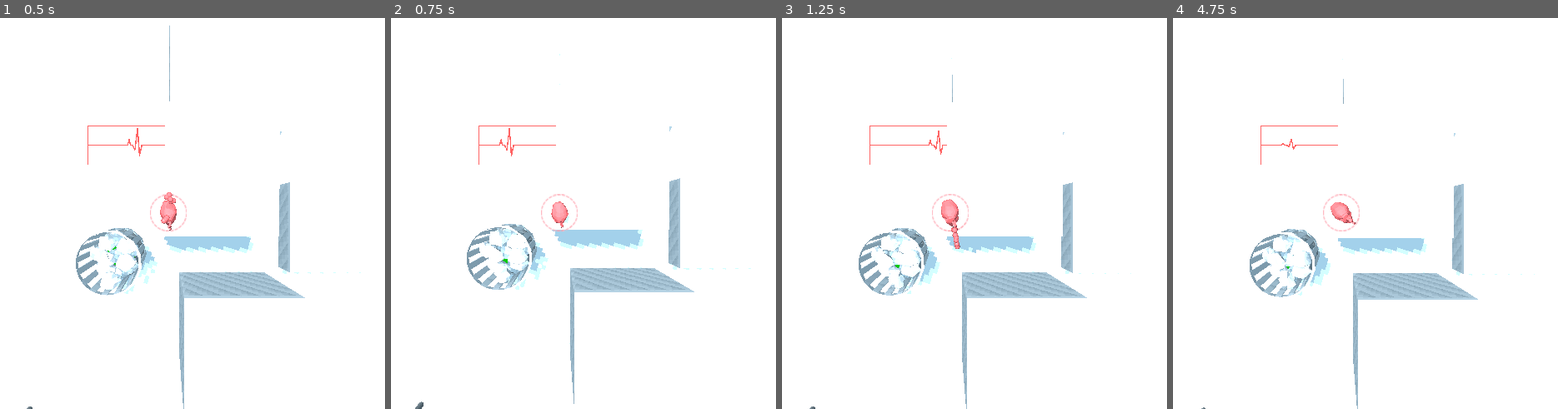
Above: before the commit, frames 1-4 (left to right).
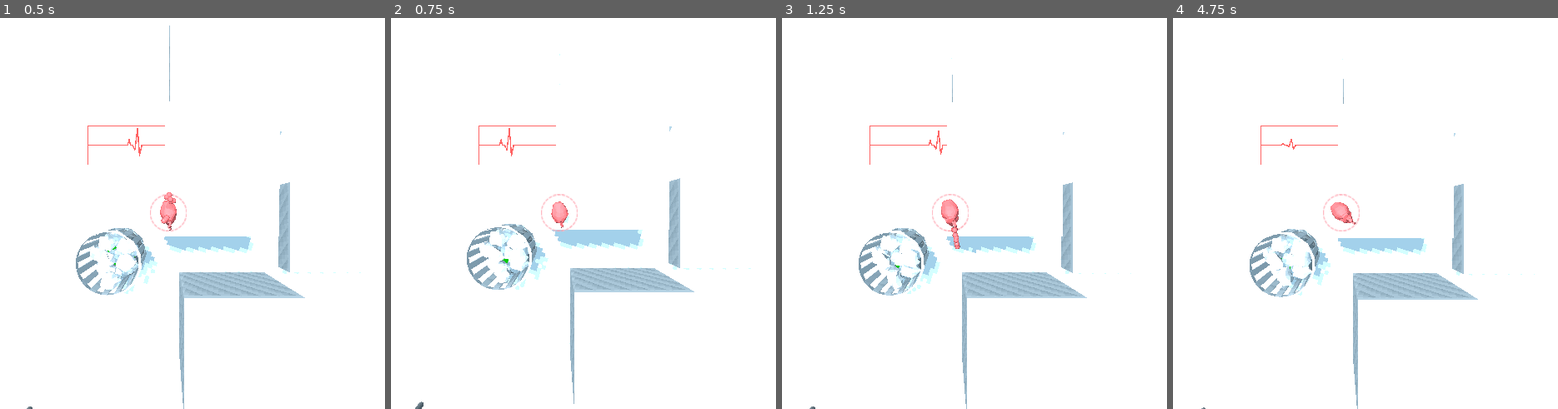
Above: after the commit, the same moments.

Repository: CaptainProton42/ldjam46
Game: Godot game, scene res://TestTopDown.tscn
The game is run twice, just before and just after one commit, with the same random seed, the same clock (stepped at 60 frames per second) and the same inputs.
Inputs (mouse positions are in pixels of both pictures, inside the frame that each line leads up to):
- Up to frame 1 (0.5 s): no input
- Up to frame 2 (0.75 s): tap Space (restart) at 0.5 s; move the mouse to (706, 193) at 0.52 s; press the mouse at (706, 193) at 0.53 s; hold W (forward) from 0.53 s (still down)
- Up to frame 3 (1.25 s): keep holding W (forward)
- Up to frame 4 (4.75 s): tap Space (restart) at 1.25, 2, 2.75, 3.5, 4.15, 4.25 s; move the mouse to (1207, 233) at 1.27 s; release W (forward) at 1.28 s; release the mouse at (1207, 233) at 1.28 s; click (1207, 233) at 1.35 s; move the mouse to (1407, 127) at 2.02 s; press the mouse at (1407, 127) at 2.03 s; hold W (forward) 2.03-3.53 s; move the mouse to (1307, 291) at 2.77 s; release the mouse at (1307, 291) at 2.78 s; click (1307, 291) at 2.85 s; move the mouse to (1542, 272) at 3.52 s; press the mouse at (1542, 272) at 3.53 s; move the mouse to (outside the picture) at 4.27 s; release the mouse at (outside the picture) at 4.28 s; click (outside the picture) at 4.35 s

Frame 1 is identical in both runs. In frame 2, less than 0.1% of the frame differs, in the area x 22-37%, y 53-68%; in frame 3, 0.3%; in frame 4, 0.4%, in the area x 23-41%, y 55-70%.

Commit message:
Added win condition.

Diff:
--- a/TestTopDown.tscn
+++ b/TestTopDown.tscn
@@ -14,6 +14,7 @@
 [ext_resource path="res://Bench.tscn" type="PackedScene" id=12]
 [ext_resource path="res://TextAnnouncer.tscn" type="PackedScene" id=13]
 [ext_resource path="res://scripts/LevelFlow.gd" type="Script" id=14]
+[ext_resource path="res://WinTrigger.tscn" type="PackedScene" id=15]
 
 [sub_resource type="BoxShape" id=1]
 
@@ -190,3 +191,6 @@
 script = ExtResource( 14 )
 heart_path = NodePath("../Heart")
 text_announcer_path = NodePath("../TextAnnouncer")
+
+[node name="WinTrigger" parent="." instance=ExtResource( 15 )]
+transform = Transform( 1, 0, 0, 0, 1, 0, 0, 0, 1, -6.16392, 0.525921, 0 )
--- a/TextAnnouncer.tscn
+++ b/TextAnnouncer.tscn
@@ -10,17 +10,16 @@
 outline_size = 4
 font_data = ExtResource( 2 )
 
-[sub_resource type="DynamicFont" id=4]
+[sub_resource type="DynamicFont" id=2]
 size = 60
 outline_size = 4
 font_data = ExtResource( 2 )
 
-[sub_resource type="Animation" id=2]
-resource_name = "display"
+[sub_resource type="Animation" id=3]
 length = 3.0
 step = 0.05
 tracks/0/type = "value"
-tracks/0/path = NodePath("Splatter:scale")
+tracks/0/path = NodePath("Blood/Splatter:scale")
 tracks/0/interp = 1
 tracks/0/loop_wrap = true
 tracks/0/imported = false
@@ -32,7 +31,7 @@
 "values": [ Vector2( 0, 0 ), Vector2( 0, 0 ), Vector2( 0.378507, 0.378507 ) ]
 }
 tracks/1/type = "value"
-tracks/1/path = NodePath("Sprite:scale")
+tracks/1/path = NodePath("Blood/Sprite:scale")
 tracks/1/interp = 1
 tracks/1/loop_wrap = true
 tracks/1/imported = false
@@ -44,7 +43,7 @@
 "values": [ Vector2( 0, 0 ), Vector2( 0, 0 ), Vector2( 0.13115, 0.13115 ) ]
 }
 tracks/2/type = "value"
-tracks/2/path = NodePath("Sprite2:scale")
+tracks/2/path = NodePath("Blood/Sprite2:scale")
 tracks/2/interp = 1
 tracks/2/loop_wrap = true
 tracks/2/imported = false
@@ -56,7 +55,7 @@
 "values": [ Vector2( 0, 0 ), Vector2( 0, 0 ), Vector2( 0.105312, 0.105312 ) ]
 }
 tracks/3/type = "value"
-tracks/3/path = NodePath("Sprite3:scale")
+tracks/3/path = NodePath("Blood/Sprite3:scale")
 tracks/3/interp = 1
 tracks/3/loop_wrap = true
 tracks/3/imported = false
@@ -68,7 +67,7 @@
 "values": [ Vector2( 0, 0 ), Vector2( 0, 0 ), Vector2( 0.0793491, 0.0793491 ) ]
 }
 tracks/4/type = "value"
-tracks/4/path = NodePath("Sprite4:scale")
+tracks/4/path = NodePath("Blood/Sprite4:scale")
 tracks/4/interp = 1
 tracks/4/loop_wrap = true
 tracks/4/imported = false
@@ -80,7 +79,7 @@
 "values": [ Vector2( 0, 0 ), Vector2( 0, 0 ), Vector2( 0.127022, 0.126555 ) ]
 }
 tracks/5/type = "value"
-tracks/5/path = NodePath("Sprite5:scale")
+tracks/5/path = NodePath("Blood/Sprite5:scale")
 tracks/5/interp = 1
 tracks/5/loop_wrap = true
 tracks/5/imported = false
@@ -92,7 +91,7 @@
 "values": [ Vector2( 0, 0 ), Vector2( 0, 0 ), Vector2( 0.13375, 0.133258 ) ]
 }
 tracks/6/type = "value"
-tracks/6/path = NodePath("Sprite6:scale")
+tracks/6/path = NodePath("Blood/Sprite6:scale")
 tracks/6/interp = 1
 tracks/6/loop_wrap = true
 tracks/6/imported = false
@@ -152,8 +151,7 @@
 "values": [ Vector2( 1e-05, 1e-05 ), Vector2( 0.5, 0.5 ) ]
 }
 
-[sub_resource type="Animation" id=3]
-resource_name = "fade"
+[sub_resource type="Animation" id=4]
 length = 0.5
 tracks/0/type = "value"
 tracks/0/path = NodePath(".:modulate")
@@ -172,37 +170,40 @@
 self_modulate = Color( 1, 1, 1, 0 )
 script = ExtResource( 4 )
 
-[node name="Splatter" type="Sprite" parent="."]
+[node name="Blood" type="Node2D" parent="."]
+modulate = Color( 0.447059, 0.831373, 0.447059, 1 )
+
+[node name="Splatter" type="Sprite" parent="Blood"]
 position = Vector2( 532.785, 294.134 )
 scale = Vector2( 1e-05, 1e-05 )
 texture = ExtResource( 3 )
 
-[node name="Sprite" type="Sprite" parent="."]
+[node name="Sprite" type="Sprite" parent="Blood"]
 position = Vector2( 302.821, 318.407 )
 scale = Vector2( 1e-05, 1e-05 )
 texture = ExtResource( 1 )
 
-[node name="Sprite2" type="Sprite" parent="."]
+[node name="Sprite2" type="Sprite" parent="Blood"]
 position = Vector2( 628.509, 329.829 )
 scale = Vector2( 1e-05, 1e-05 )
 texture = ExtResource( 1 )
 
-[node name="Sprite3" type="Sprite" parent="."]
+[node name="Sprite3" type="Sprite" parent="Blood"]
 position = Vector2( 624.27, 362.071 )
 scale = Vector2( 1e-05, 1e-05 )
 texture = ExtResource( 1 )
 
-[node name="Sprite4" type="Sprite" parent="."]
+[node name="Sprite4" type="Sprite" parent="Blood"]
 position = Vector2( 680.002, 371.001 )
 scale = Vector2( 1e-05, 1e-05 )
 texture = ExtResource( 1 )
 
-[node name="Sprite5" type="Sprite" parent="."]
+[node name="Sprite5" type="Sprite" parent="Blood"]
 position = Vector2( 770.657, 235.752 )
 scale = Vector2( 1e-05, 1e-05 )
 texture = ExtResource( 1 )
 
-[node name="Sprite6" type="Sprite" parent="."]
+[node name="Sprite6" type="Sprite" parent="Blood"]
 position = Vector2( 401.964, 200.252 )
 scale = Vector2( 1e-05, 1e-05 )
 texture = ExtResource( 1 )
@@ -230,9 +231,9 @@
 margin_top = 292.0
 margin_right = 1220.0
 margin_bottom = 363.0
-rect_scale = Vector2( 0.00119214, 0.00119214 )
+rect_scale = Vector2( 1e-05, 1e-05 )
 rect_pivot_offset = Vector2( 672.725, 57.9675 )
-custom_fonts/font = SubResource( 4 )
+custom_fonts/font = SubResource( 2 )
 custom_colors/font_color = Color( 1, 0.392157, 0.392157, 1 )
 custom_colors/font_outline_modulate = Color( 1, 1, 1, 1 )
 text = "Press [SPACE] to restart"
@@ -243,5 +244,5 @@
 }
 
 [node name="AnimationPlayer" type="AnimationPlayer" parent="."]
-anims/display = SubResource( 2 )
-anims/fade = SubResource( 3 )
+anims/display = SubResource( 3 )
+anims/fade = SubResource( 4 )
--- /dev/null
+++ b/WinTrigger.tscn
@@ -0,0 +1,12 @@
+[gd_scene load_steps=3 format=2]
+
+[ext_resource path="res://scripts/WinTrigger.gd" type="Script" id=1]
+
+[sub_resource type="BoxShape" id=1]
+
+[node name="WinTrigger" type="Area"]
+script = ExtResource( 1 )
+
+[node name="CollisionShape" type="CollisionShape" parent="."]
+shape = SubResource( 1 )
+[connection signal="body_entered" from="." to="." method="_on_body_entered"]
--- a/scripts/Heart.gd
+++ b/scripts/Heart.gd
@@ -31,7 +31,8 @@
 	falling,
 	rolling,
 	idle,
-	dead
+	dead,
+	boxed
 }
 
 var state = STATE.idle
@@ -95,7 +96,7 @@
 			help_circle.arrow.visible = true
 		material.set_shader_param("squish", charge)
 		material.set_shader_param("squish_dir", charge_normal)
-	if state != STATE.dead:
+	if state != STATE.dead and state != STATE.boxed:
 		if (life <= 0.0):
 			emit_signal("dead")
 			_enter_state(STATE.dead)
--- a/scripts/LevelFlow.gd
+++ b/scripts/LevelFlow.gd
@@ -14,7 +14,13 @@
 	if heart.state == heart.STATE.dead:
 		if Input.is_action_just_pressed("restart"):
 			get_tree().reload_current_scene()
+	if heart.state == heart.STATE.boxed:
+		if Input.is_action_just_pressed("restart"):
+			print("YAY")
+
 
 func _on_heart_entered_state(state):
 	if state == heart.STATE.dead:
 		text_announcer.show_message("Flatlined", "press [SPACE] to restart")
+	if state == heart.STATE.boxed:
+		text_announcer.show_message("Boxed", "press [SPACE] to continue", Color("#3cbd4d"))
--- a/scripts/TextAnnouncer.gd
+++ b/scripts/TextAnnouncer.gd
@@ -3,10 +3,14 @@
 onready var animation_player = get_node("AnimationPlayer")
 onready var label = get_node("Label")
 onready var label_submessage = get_node("Label2")
+onready var blood = get_node("Blood")
 
-func show_message(message, submessage = ""):
+func show_message(message, submessage = "", color = Color("#ff6464")):
 	label.text = message
 	label_submessage.text = submessage
+	label.set("custom_colors/font_color", color)
+	label_submessage.set("custom_colors/font_color", color)
+	blood.modulate = color
 	animation_player.play("display")
 
 
--- /dev/null
+++ b/scripts/WinTrigger.gd
@@ -0,0 +1,5 @@
+extends Area
+
+func _on_body_entered(body):
+	if body.get_name() == "Heart":
+		body._enter_state(body.STATE.boxed)
Not shown: 1 places in TestTopDown.tscn that only renumber resources
Binary file changed: textures/blob.png
Binary file changed: textures/splatter.png
